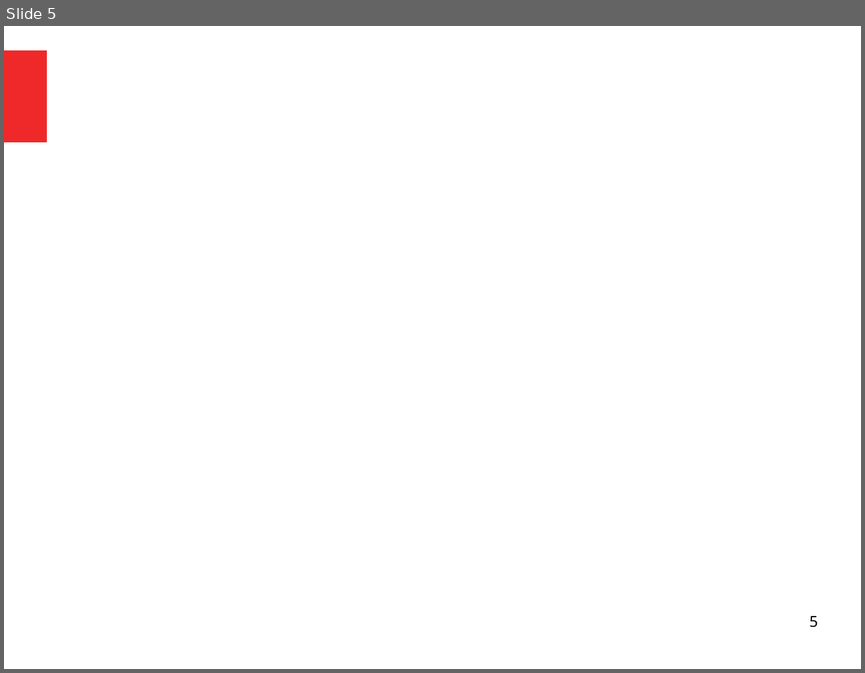
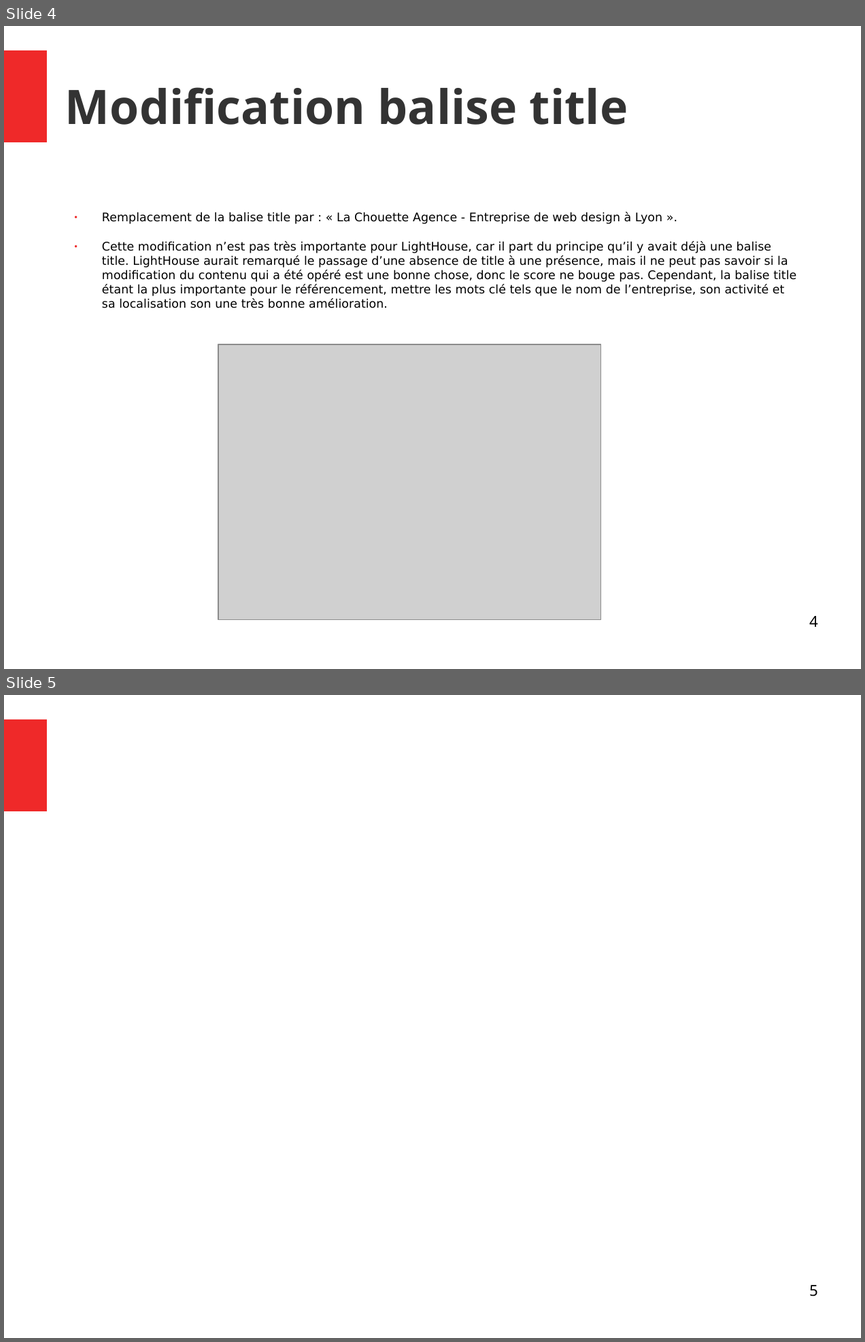
Before and after one commit to Vincent055681/VincentDiRaimondo_4_10052021, a slide deck: audit/Rapport.odp. Shown one above the other, each under a label of ours: slide 5 before the commit, slides 4 and 5 after it. The pictures are 865x673 and 865x1342 pixels, drawn with LibreOffice and Linux fonts; fonts in the diff are those of the drawing; grey boxes stand for pictures. Boxes give left, top, right and bottom in pixels: in the first picture for what was removed or moved away, otherwise in the second. Text is boxed around its words. In the diff, an @@ line names an element or a change of style, - is before the commit and + after.

```diff
--- a/audit/Rapport.odp
+++ b/audit/Rapport.odp
@@ slide 4 added at (4,26,861,669), background #FFFFFF; not listed: 1 template element that a slide beside it also shows @@
@@ title added at (65,87,628,125), 44 pt, text #333333, bold @@
+Modification balise title
@@ text added at (102,212,796,308), 11 pt, text #000000 @@
+● Remplacement de la balise title par : « La Chouette Agence - Entreprise de web design à Lyon ».
+● Cette modification n’est pas très importante pour LightHouse, car il part du principe qu’il y avait déjà une balise title. LightHouse aurait remarqué le passage d’une absence de title à une présence, mais il ne peut pas savoir si la modification du contenu qui a été opéré est une bonne chose, donc le score ne bouge pas. Cependant, la balise title étant la plus importante pour le référencement, mettre les mots clé tels que le nom de l’entreprise, son activité et sa localisation son une très bonne amélioration.
@@ picture added at (219,344,601,619) @@
@@ page number added at (809,616,818,626), 14 pt, text #000000 @@
+4
```
Also in this commit, not shown: 1 slide changed, 1 other slide added, 2 slides removed, 2 other files.
